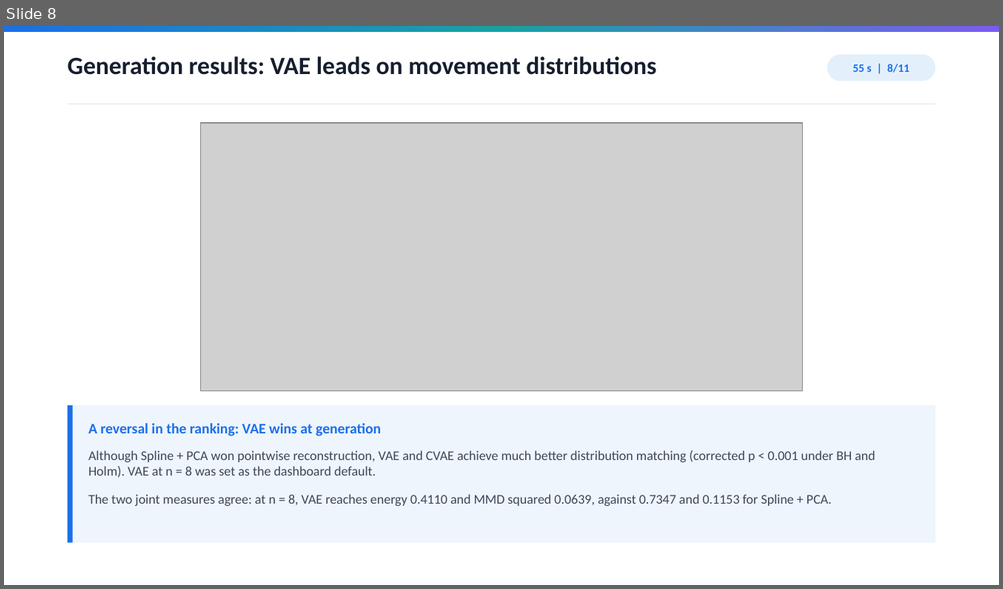
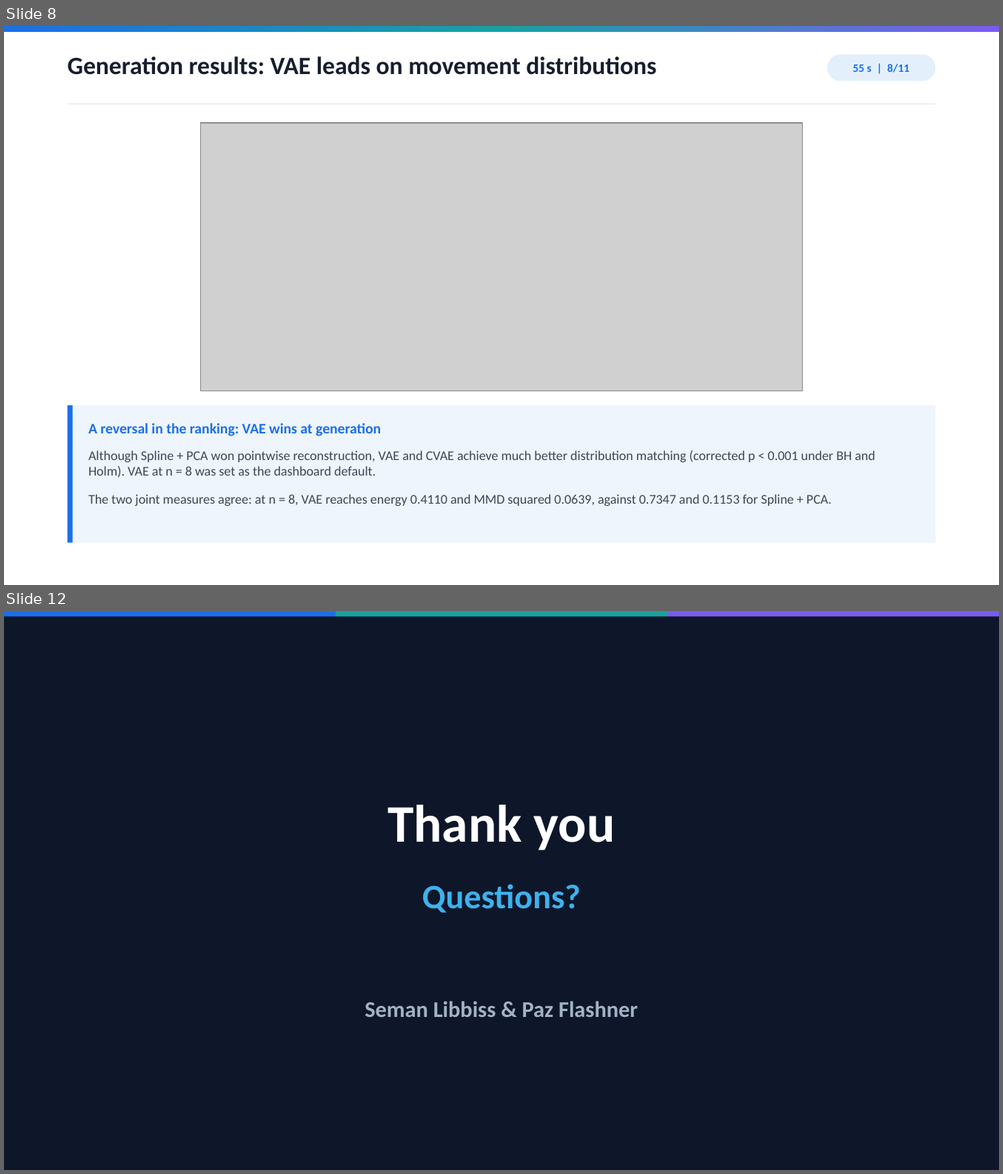
Before and after one commit to pazflashner/interception-movements-dl, a slide deck: demo/Presentation_Demo.pptx. Shown one above the other, each under a label of ours: slide 8 before the commit, slides 8 and 12 after it; the slides between them are not shown. The pictures are 1003x589 and 1003x1174 pixels, drawn with LibreOffice and Linux fonts; fonts in the diff are those of the drawing; grey boxes stand for pictures. Boxes give left, top, right and bottom in pixels: in the first picture for what was removed or moved away, otherwise in the second. Text is boxed around its words. In the diff, an @@ line names an element or a change of style, - is before the commit and + after.

```diff
--- a/demo/Presentation_Demo.pptx
+++ b/demo/Presentation_Demo.pptx
@@ slide 12 added at [4, 611, 999, 1170], background #0E1729 @@
@@ rectangle added at [4, 611, 336, 616], fill #1B6FEA @@
@@ rectangle added at [336, 611, 666, 616], fill #17A2A2 @@
@@ rectangle added at [667, 611, 999, 616], fill #7A5CF0 @@
@@ text added at [387, 805, 615, 851], 51 pt, text #FFFFFF, bold @@
+Thank you
@@ text added at [422, 884, 580, 913], 33 pt, text #3EB1EC, bold @@
+Questions?
@@ text added at [364, 1001, 637, 1017], 21.8 pt, text #A3B2C6, bold @@
+Seman Libbiss & Paz Flashner
```
Also in this commit, not shown: 3 slides changed, 7 other files.
